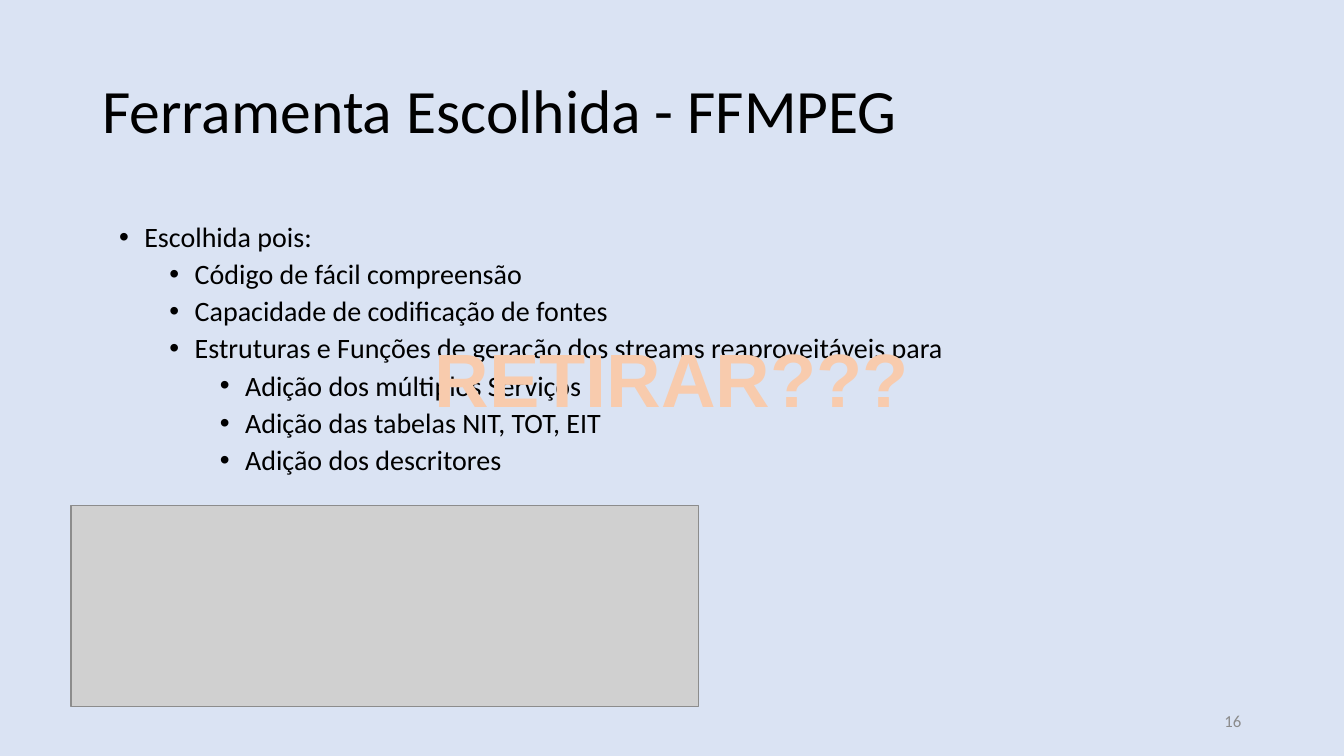
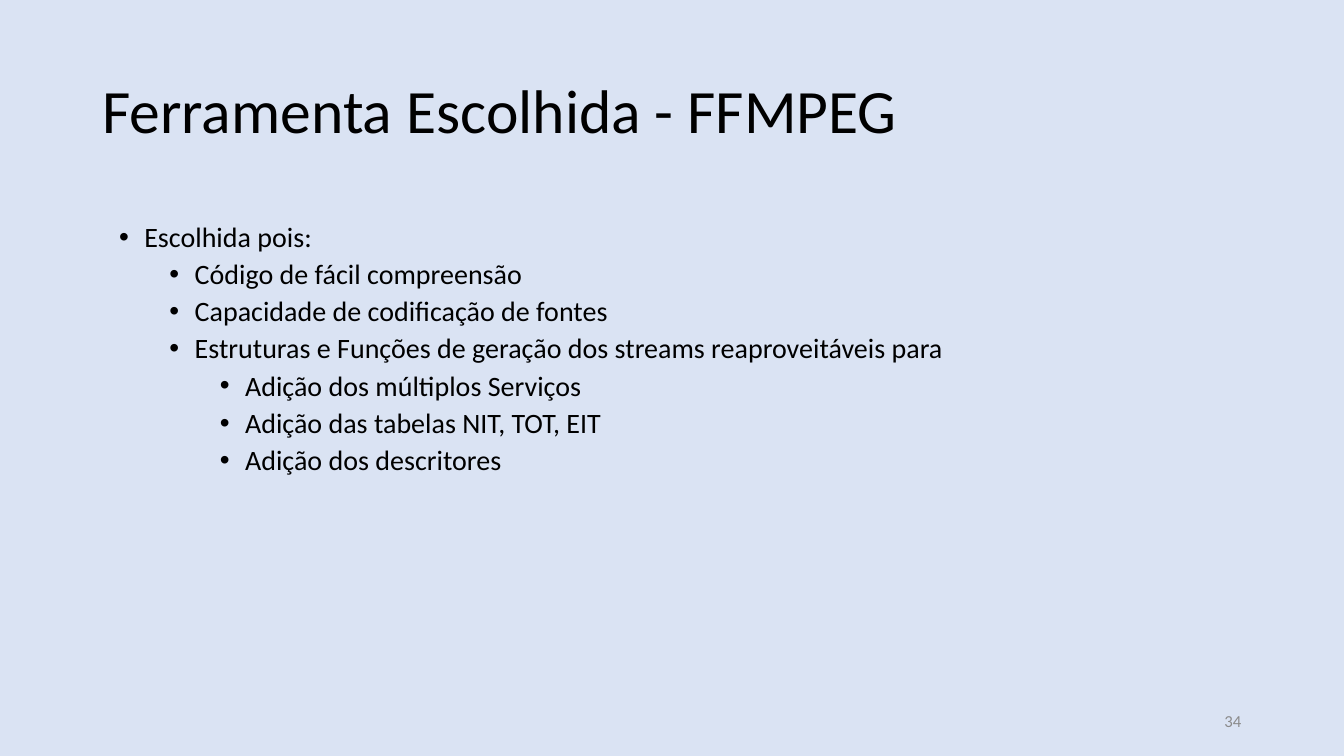
Before and after one commit to nasall2/TCC, a slide deck: slide 34 of relatorio/abntex2-modelos-1.9.2/figuras/apresentacao.pptx (slide 16 before the commit). Drawn at 1344x756 pixels with LibreOffice and Linux fonts; fonts in the diff are those of the drawing; grey boxes stand for pictures. Boxes give left, top, right and bottom in pixels: in the first picture for what was removed or moved away, otherwise in the second. Text is boxed around its words. In the diff, an @@ line names an element or a change of style, - is before the commit and + after.

```diff
--- a/relatorio/abntex2-modelos-1.9.2/figuras/apresentacao.pptx
+++ b/relatorio/abntex2-modelos-1.9.2/figuras/apresentacao.pptx
@@ text removed at <box>435,347,909,421</box> @@
-RETIRAR???
@@ picture removed at <box>71,505,698,706</box> @@
@@ page number at <box>1224,716,1241,727</box>: text changed @@
-16
+34
```
Also in this commit, not shown: 10 other slides changed, 20 slides added, 7 slides removed, 1 other file.
